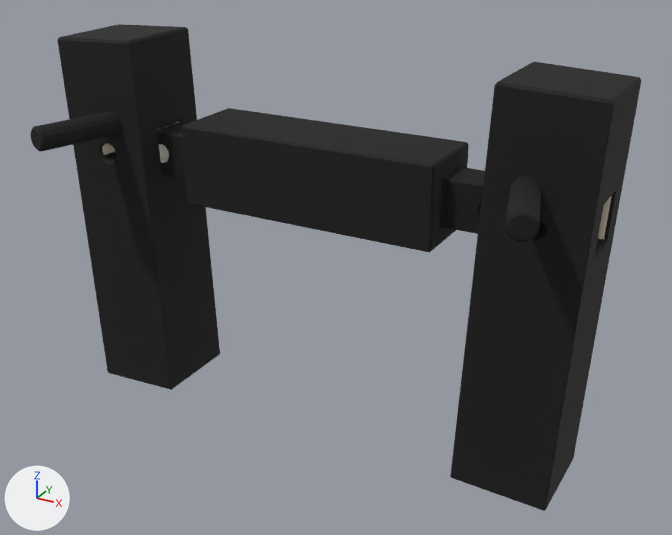
The glTF model site/assets/joint.glb as it was, and as the next commit left it.
Both versions are drawn from a camera (50 mm lens) standing at (3.38, -5.91, 2.21) and looking at (0.32, -0.34, -0.58). The axes (+X, +Y, +Z) are drawn at lower left. The lights are the same throughout. The older version comes first. Both versions are drawn at frame 15 of the action 'split'; the numbers are the values there.

Names of what the first picture shows: 'beam-ink', 'peg-l-ink', 'peg-r-ink', 'post-l', 'post-l-ink', 'post-r', 'post-r-ink' and 1 more.
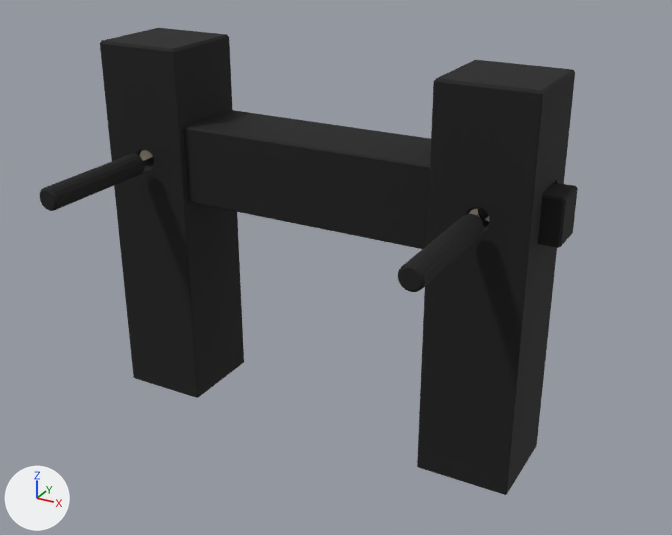
What differs and where, as boxes (x1, y1, x2, y2) in the pictures (672 x 535 px):
'post-r-ink', moved, turned, rescaled
    before: (450, 62, 641, 511)
    after: (417, 60, 575, 495)
'post-l-ink', moved, turned, rescaled
    before: (57, 24, 220, 390)
    after: (100, 28, 244, 398)
'beam-ink', rescaled
    before: (157, 108, 546, 252)
    after: (183, 110, 578, 249)
'peg-l-ink', moved, turned, rescaled
    before: (31, 112, 121, 151)
    after: (40, 154, 144, 211)
'peg-r-ink', moved, turned
    before: (505, 176, 541, 242)
    after: (398, 214, 484, 292)
'post-r', moved, turned (mostly hidden)
    before: (598, 197, 611, 239)
    after: (469, 182, 555, 217)
'post-l', moved, turned (mostly hidden)
    before: (103, 122, 180, 155)
    after: (140, 150, 153, 161)

What the commit changed:
Object 'beam-ink' (ob_beam_ink) is rescaled from (1.01, 1.07, 1.07) to (1.01, 1.04, 1.04).
Object 'peg-l' (ob_peg_l) moves from (-1.763, -0.528, 0.264) to (-1.406, -0.95, 0.0).
Object 'peg-l' (ob_peg_l) turns from (90, 0, -17) to (90, 0, 0) degrees about x, y and z.
Object 'peg-l-ink' (ob_peg_l_ink) is rescaled from (1.29, 1.29, 1.05) to (1.16, 1.16, 1.03).
Object 'peg-r' (ob_peg_r) moves from (1.763, -0.528, 0.264) to (1.406, -0.95, 0.0).
Object 'peg-r' (ob_peg_r) turns from (90, 0, 17) to (90, 0, 0) degrees about x, y and z.
Object 'post-l' (ob_post_l) moves from (-1.763, 0.0, -0.6) to (-1.406, 0.0, -0.6).
Object 'post-l' (ob_post_l) turns from (0, -2.6, 0) to (0, 0, 0) degrees about x, y and z.
Object 'post-l-ink' (ob_post_l_ink) is rescaled from (1.06, 1.06, 1.01) to (1.03, 1.03, 1.01).
Object 'post-r' (ob_post_r) moves from (1.763, 0.0, -0.6) to (1.406, 0.0, -0.6).
Object 'post-r' (ob_post_r) turns from (0, 2.6, 0) to (0, 0, 0) degrees about x, y and z.
Object 'post-r-ink' (ob_post_r_ink) is rescaled from (1.06, 1.06, 1.01) to (1.03, 1.03, 1.01).
